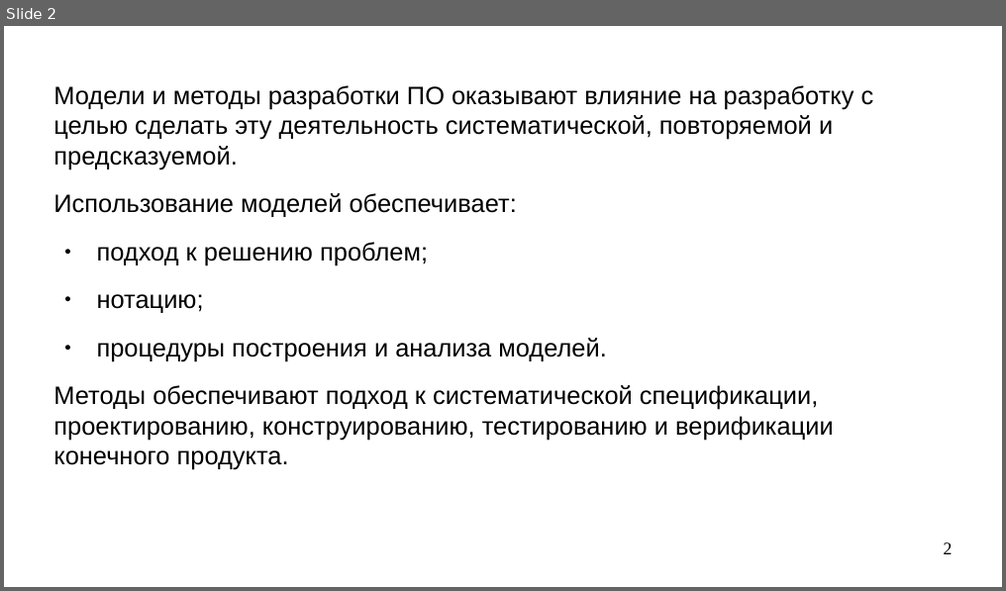
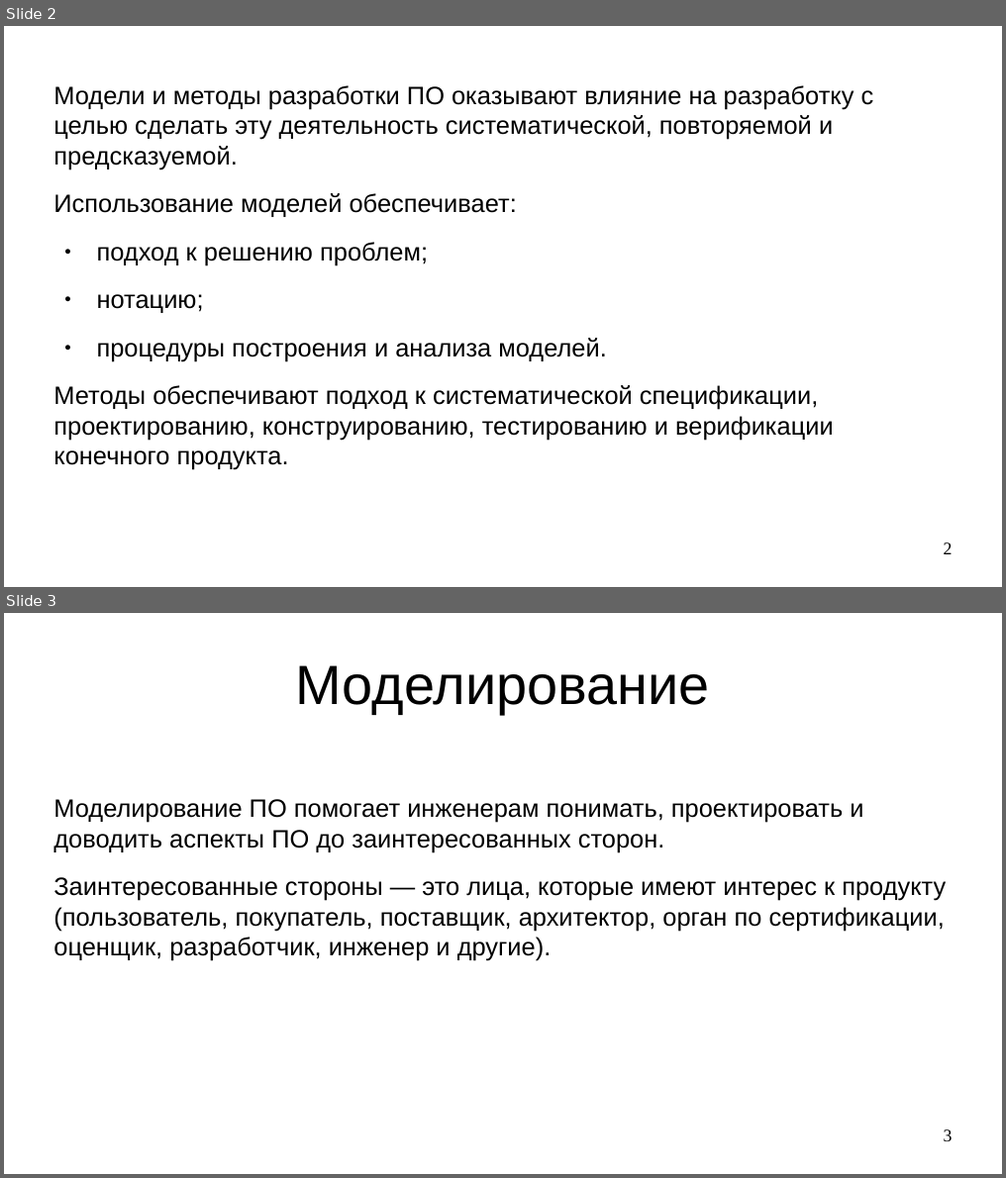
Before and after one commit to steelcraft/stud-lab, a slide deck: Лекции/CASWE01#L7.odp. Shown one above the other, each under a label of ours: slide 2 before the commit, slides 2 and 3 after it. The pictures are 1006x591 and 1006x1178 pixels, drawn with LibreOffice and Linux fonts; fonts in the diff are those of the drawing. Boxes give left, top, right and bottom in pixels: in the first picture for what was removed or moved away, otherwise in the second. Text is boxed around its words. In the diff, an @@ line names an element or a change of style, - is before the commit and + after.

Commit message:
Добавлен раздел "Моделирование"

```diff
--- a/Лекции/CASWE01#L7.odp
+++ b/Лекции/CASWE01#L7.odp
@@ slide 3 added at bbox=[4, 613, 1002, 1174], background #FFFFFF @@
@@ title added at bbox=[296, 665, 710, 714], 44 pt, text #000000 @@
+Моделирование
@@ text added at bbox=[54, 799, 945, 960], 20 pt, text #000000 @@
+Моделирование ПО помогает инженерам понимать, проектировать и доводить аспекты ПО до заинтересованных сторон.
+Заинтересованные стороны — это лица, которые имеют интерес к продукту (пользователь, покупатель, поставщик, архитектор, орган по сертификации, оценщик, разработчик, инженер и другие).
@@ page number added at bbox=[944, 1130, 952, 1142], 14 pt, text #000000 @@
+3
```
